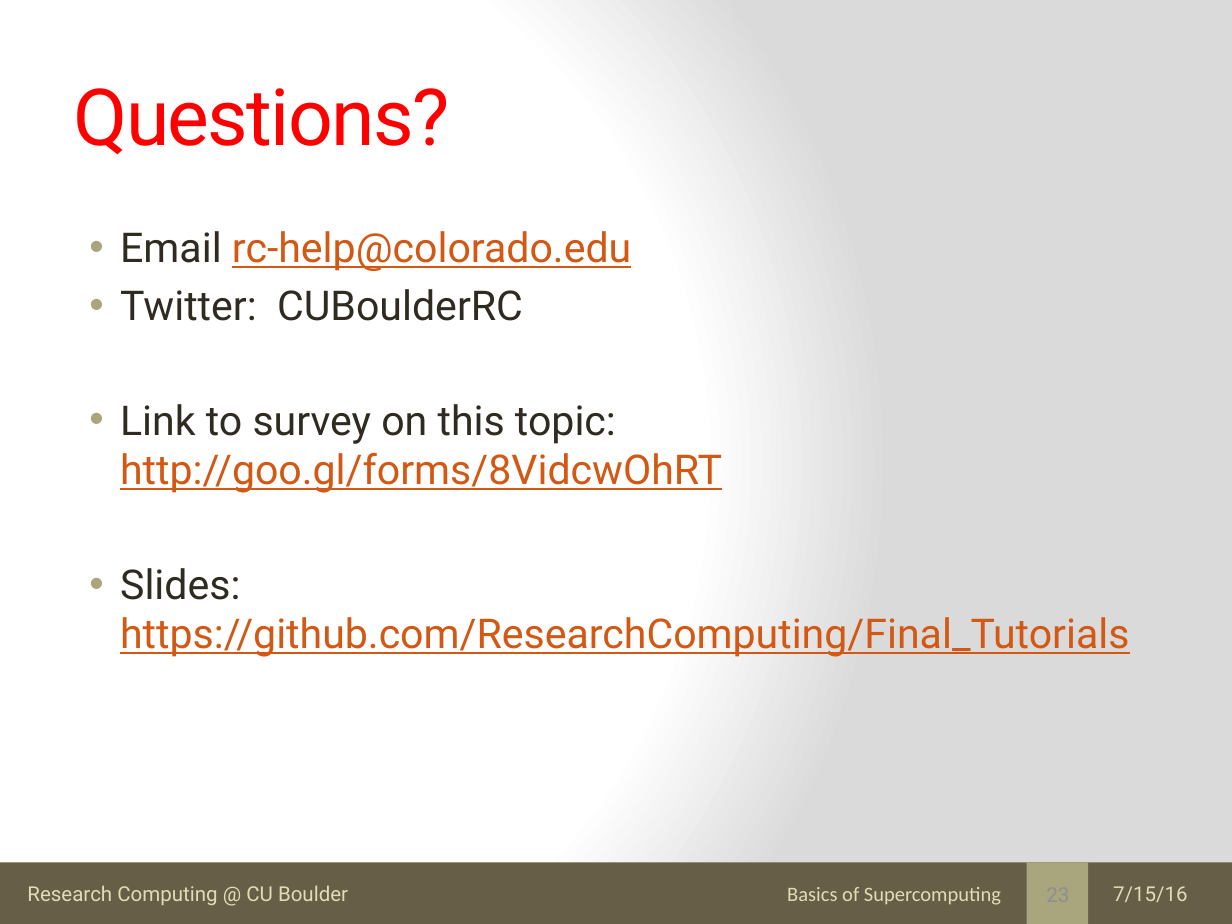
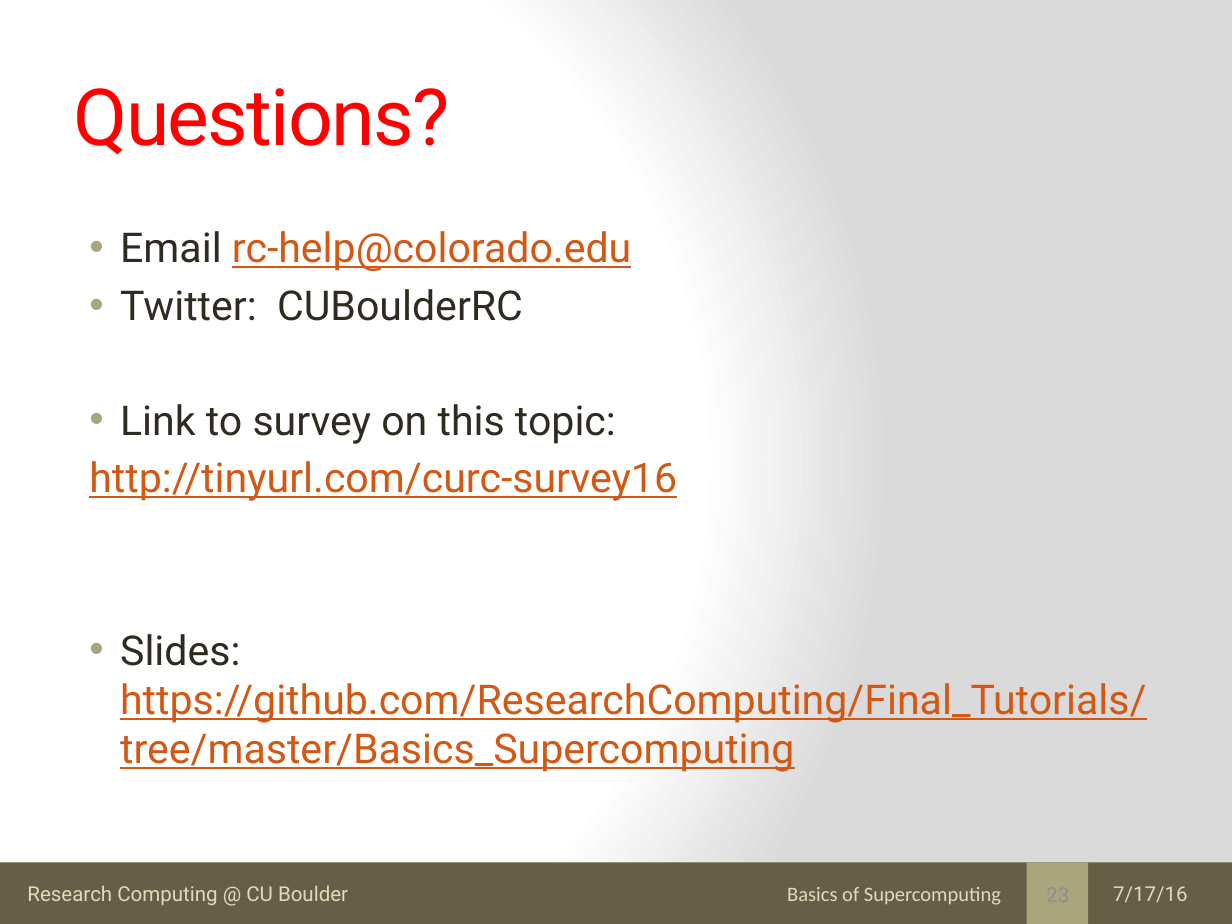
Before and after one commit to kkwinner/Final_Tutorials, a slide deck: slide 23 of Basics_Supercomputing/submitting_jobs_supercomputer.pptx. Drawn at 1232x924 pixels with LibreOffice and Linux fonts; fonts in the diff are those of the drawing. Boxes give left, top, right and bottom in pixels: in the first picture for what was removed or moved away, otherwise in the second. Text is boxed around its words. In the diff, an @@ line names an element or a change of style, - is before the commit and + after.

```diff
--- a/Basics_Supercomputing/submitting_jobs_supercomputer.pptx
+++ b/Basics_Supercomputing/submitting_jobs_supercomputer.pptx
@@ text at (89,404,1146,772): text changed @@
-• Link to survey on this topic: http://goo.gl/forms/8VidcwOhRT
-• Slides: https://github.com/ResearchComputing/Final_Tutorials
+• Link to survey on this topic:
+http://tinyurl.com/curc-survey16
+• Slides: https://github.com/ResearchComputing/Final_Tutorials/tree/master/Basics_Supercomputing
@@ text at (1113,886,1188,902): text changed @@
-7/15/16
+7/17/16
```
Also in this commit, not shown: 22 other slides changed, 18 other files.
